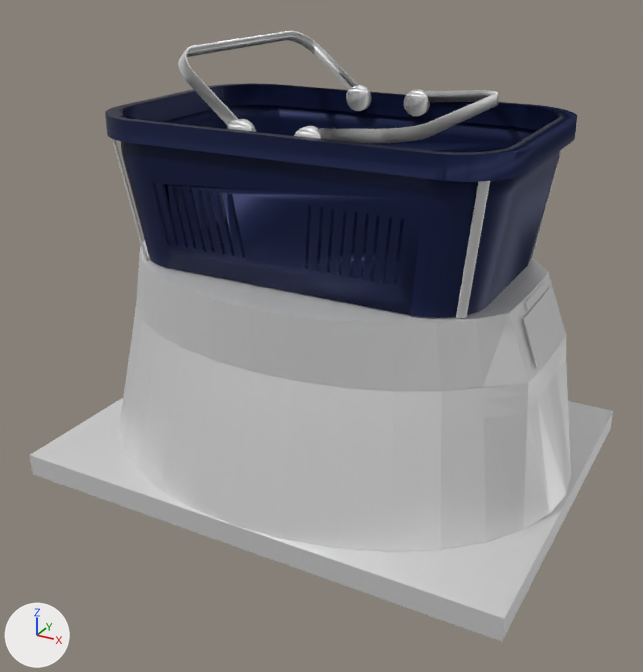
Two versions of the COLLADA model BasketBotModel.dae, one commit apart.
One viewpoint serves both versions: a 50 mm lens placed at (0.853, -1.613, 0.746), pointed at (0.002, -0.065, -0.028). The lights are fixed; the arrows at lower left show +X, +Y and +Z. Where no turn or scale is listed for an object, it has been applied to the vertices.

In view in the first picture: 'Basket', 'BasketHolder_Front_Right', 'Body', 'InfoScreen', 'ScreenBody', 'WheelBase'.
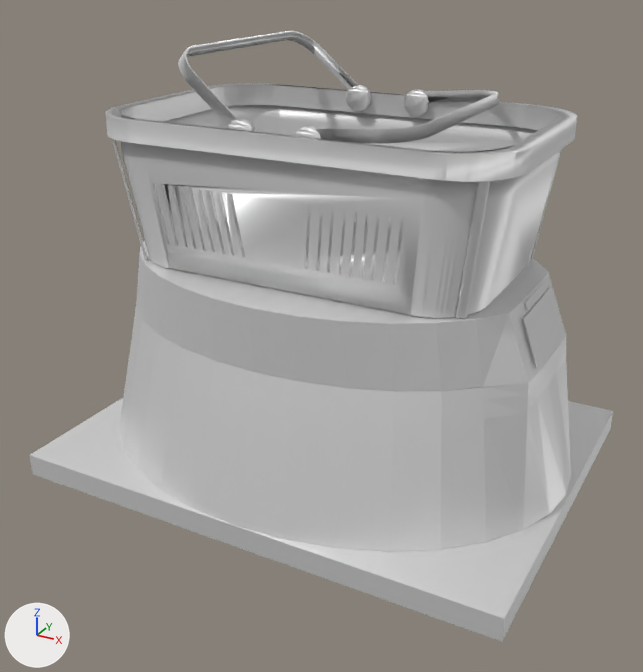
Boxes (x1, y1, x2, y2) around the edits, measured in the pictures (643 x 672 px):
'Basket', recoloured (blue to white)
    both: (105, 35, 577, 318)

The change, as a list of edits to the scene's bpy script:
```text
Change mat_brand3:
    mat_brand3.base_color: (0.00439, 0.0116, 0.0666) -> (0.8, 0.8, 0.8)  # dark blue #0e1c49 -> white #e7e7e7
```
